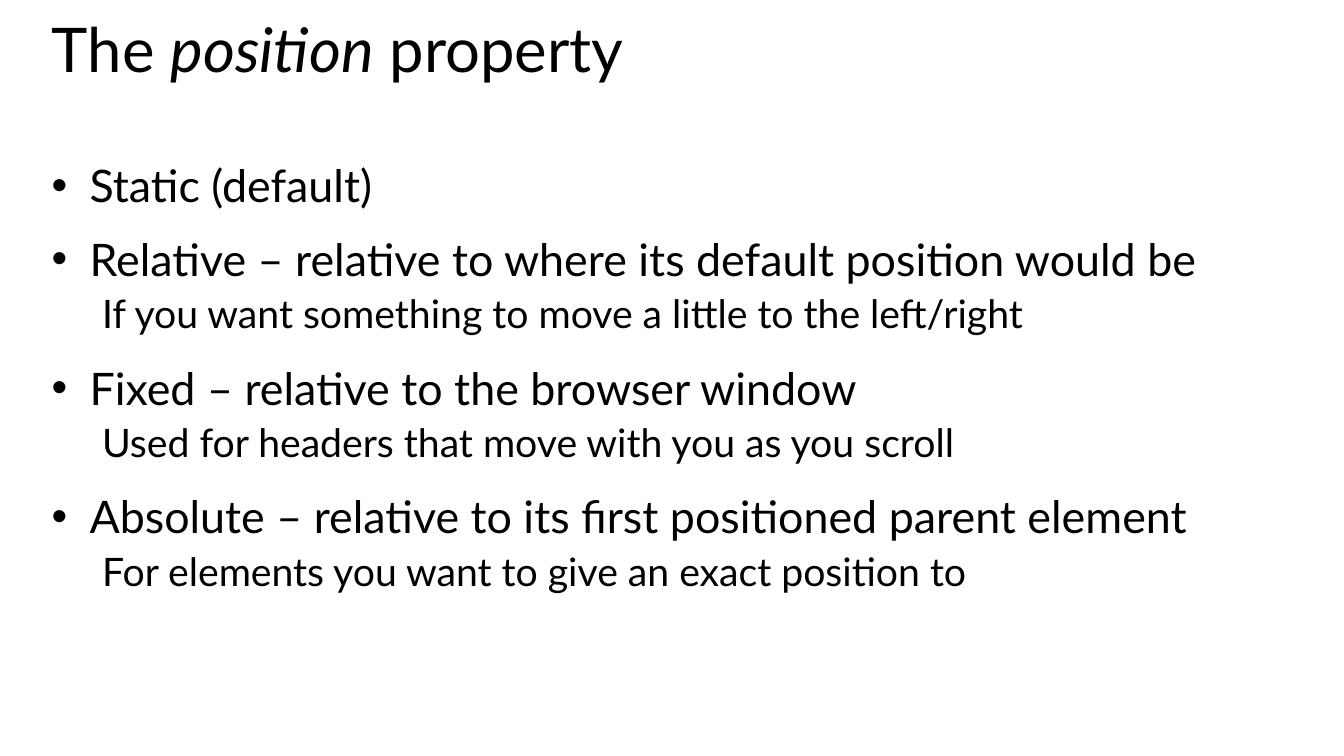
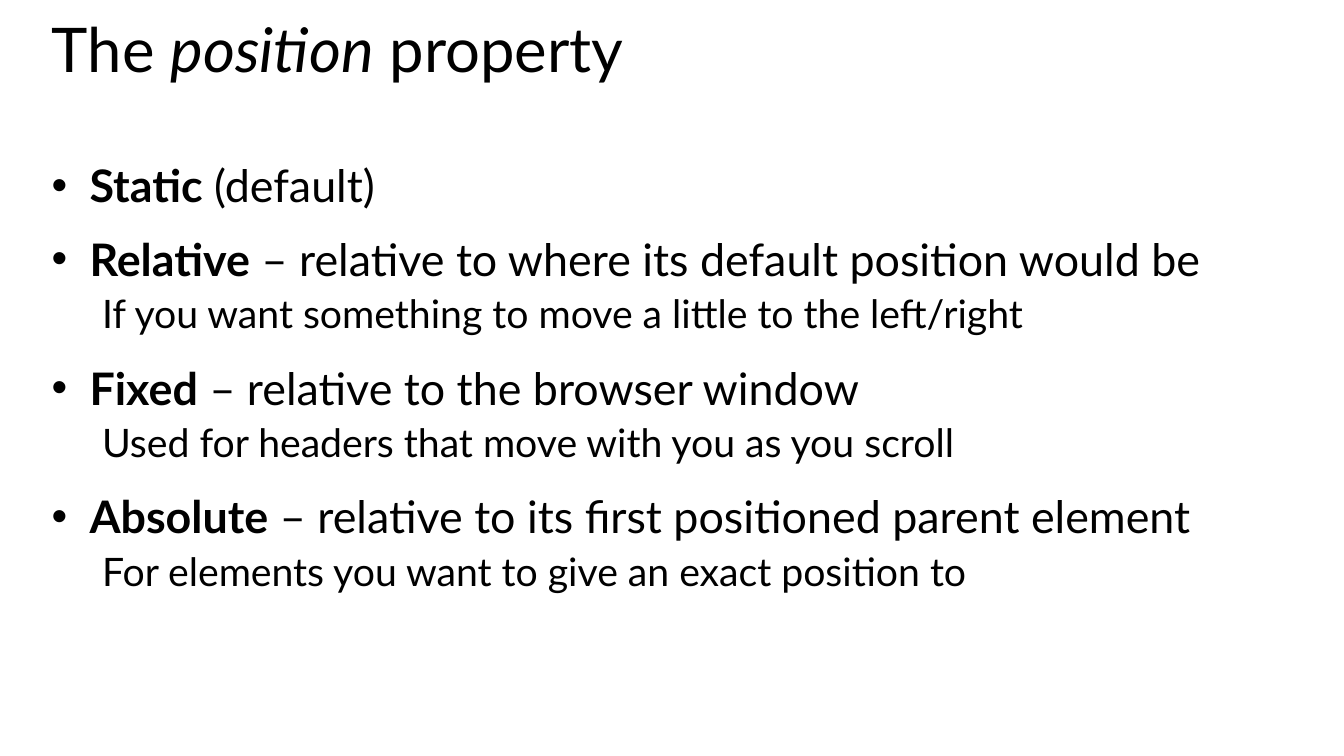
Before and after one commit to CharaD7/CSS-Style, a slide deck: slide 5 of Slides/Module 3.pptx. Drawn at 1344x756 pixels with LibreOffice and Linux fonts; fonts in the diff are those of the drawing. Boxes give left, top, right and bottom in pixels: in the first picture for what was removed or moved away, otherwise in the second. Text is boxed around its words. In the diff, an @@ line names an element or a change of style, - is before the commit and + after.

```diff
--- a/Slides/Module 3.pptx
+++ b/Slides/Module 3.pptx
@@ text at <box>90,167,1200,541</box>: bold on in "Static", "Relative", "Fixed", "Absolute" @@
```
Also in this commit, not shown: 4 other slides changed, 2 slides added, 5 other files.
